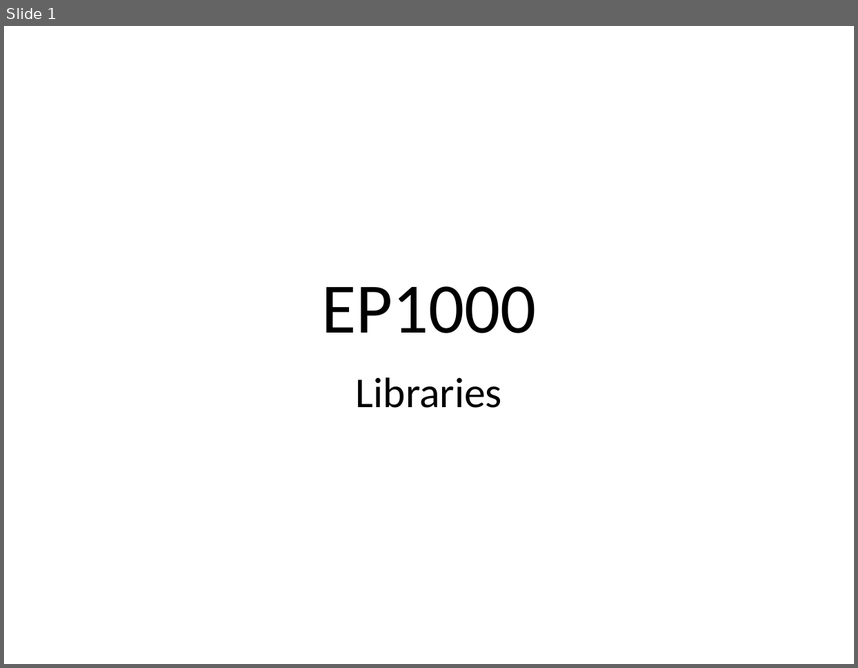
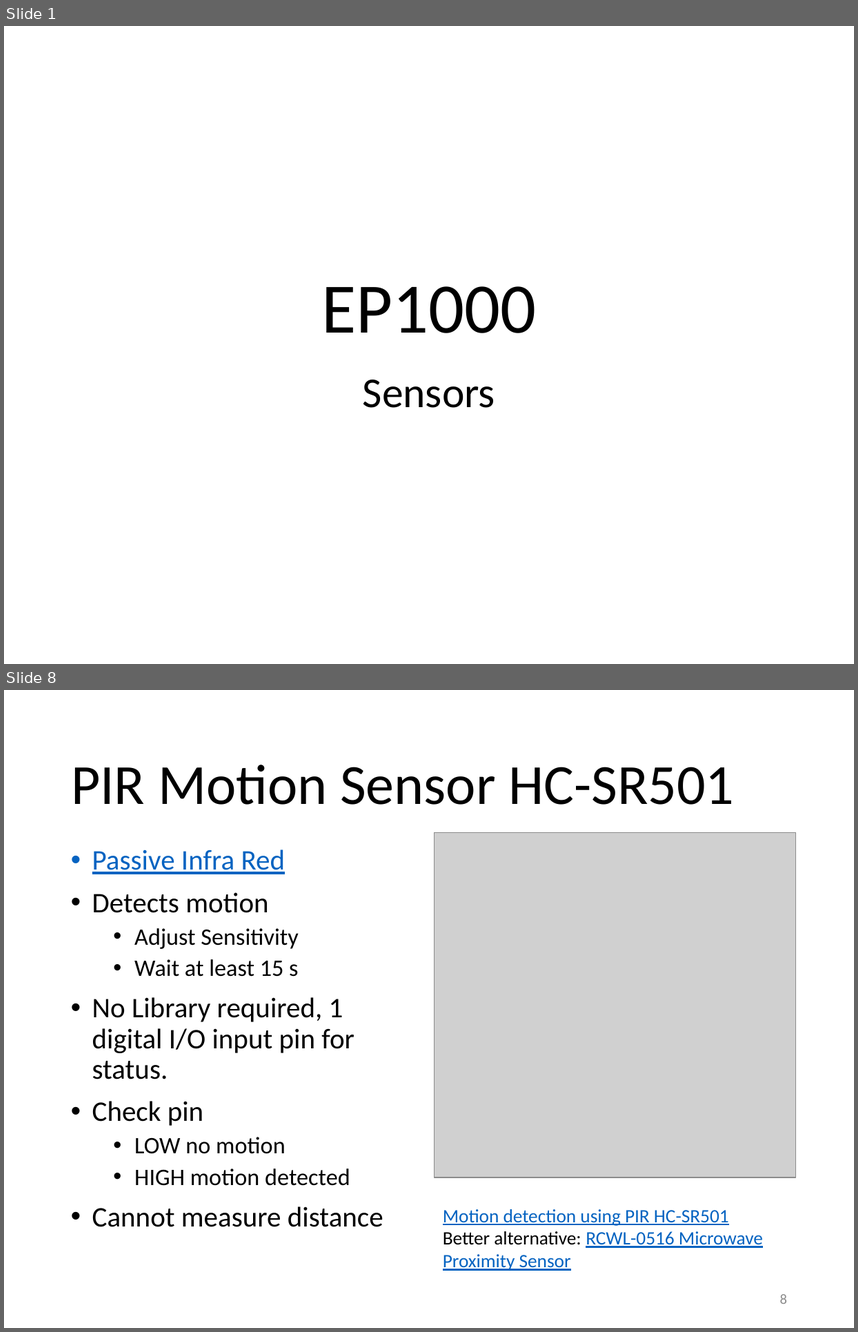
Before and after one commit to RDorville/digfab, a slide deck: presentations/ep1000_sensors/ep1000_sensors.pptx. Shown one above the other, each under a label of ours: slide 1 before the commit, slides 1 and 8 after it; the slides between them are not shown. The pictures are 858x668 and 858x1332 pixels, drawn with LibreOffice and Linux fonts; fonts in the diff are those of the drawing; grey boxes stand for pictures; background and template pictures are left out. Boxes give left, top, right and bottom in pixels: in the first picture for what was removed or moved away, otherwise in the second. Text is boxed around its words. In the diff, an @@ line names an element or a change of style, - is before the commit and + after.

Commit message:
added ep1000 sensors

```diff
--- a/presentations/ep1000_sensors/ep1000_sensors.pptx
+++ b/presentations/ep1000_sensors/ep1000_sensors.pptx
@@ slide 8 added at [4,690,854,1328], background #FFFFFF @@
@@ title added at [71,765,734,805], 48 pt, text #000000 @@
+PIR Motion Sensor HC-SR501
@@ picture added at [434,832,795,1177] @@
@@ text added at [92,849,383,1227], 24 pt, text #000000 @@
+• Passive Infra Red
+• Detects motion
+  • Adjust Sensitivity
+  • Wait at least 15 s
+• No Library required, 1 digital I/O input pin for status.
+• Check pin
+  • LOW no motion
+  • HIGH motion detected
+• Cannot measure distance
@@ text added at [443,1209,763,1270], 16 pt, text #0563C1, underline @@
+Motion detection using PIR HC-SR501
+Better alternative: RCWL-0516 Microwave Proximity Sensor
@@ page number added at [780,1294,787,1303], 12 pt, text #8C8C8C @@
+8
@@ slide 1 changed as well @@
@@ subtitle at [363,379,495,408]: text changed @@
-Libraries
+Sensors
```
Also in this commit, not shown: 2 other slides changed, 12 other slides added, 6 slides removed, 11 other files.
